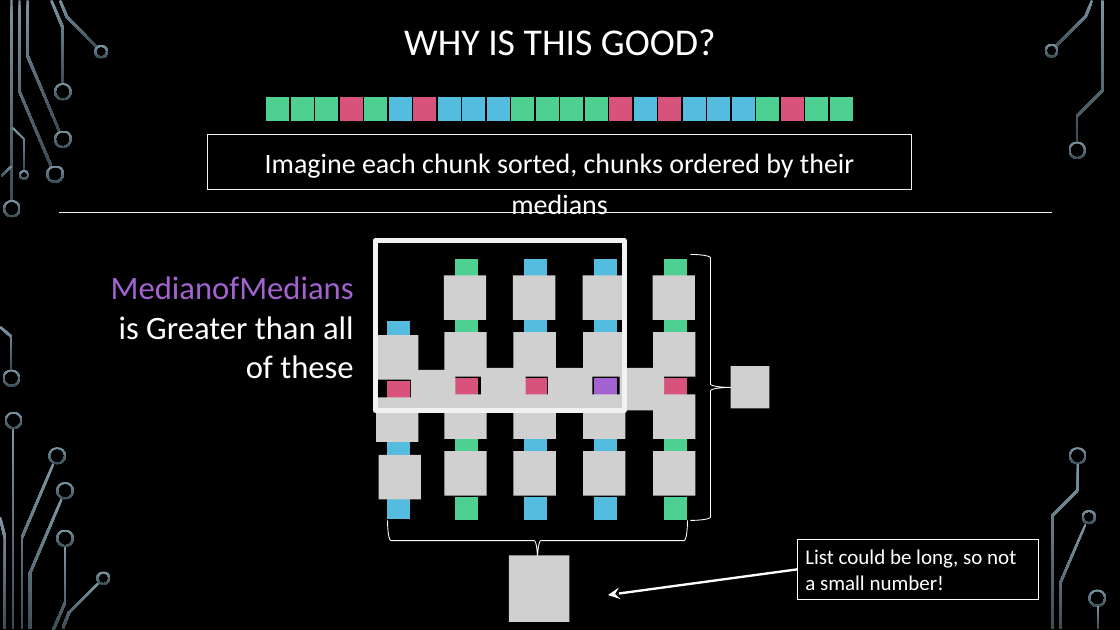
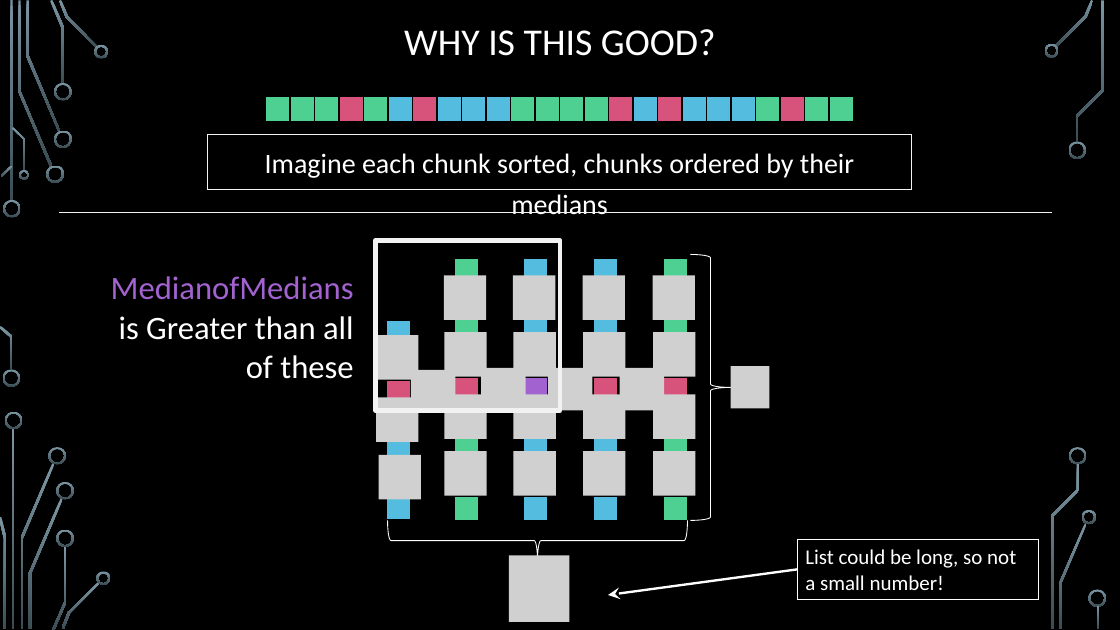
Before and after one commit to markfloryan/dsa2, a slide deck: slide 20 of slides/03-5-Quickselect.pptx. Drawn at 1120x630 pixels with LibreOffice and Linux fonts; fonts in the diff are those of the drawing; grey boxes stand for pictures; background and template pictures are left out. Boxes give left, top, right and bottom in pixels: in the first picture for what was removed or moved away, otherwise in the second. Text is boxed around its words. In the diff, an @@ line names an element or a change of style, - is before the commit and + after.

```diff
--- a/slides/03-5-Quickselect.pptx
+++ b/slides/03-5-Quickselect.pptx
@@ rectangle: place and size @@
-rectangle at (376, 240, 624, 410)
+rectangle at (376, 240, 560, 410)
@@ rectangle at (523, 377, 548, 402): fill #D7537B to #A262D0 @@
@@ rectangle at (593, 377, 618, 402): fill #A262D0 to #D7537B @@
```
Also in this commit, not shown: 2 other slides changed, 1 other file.
